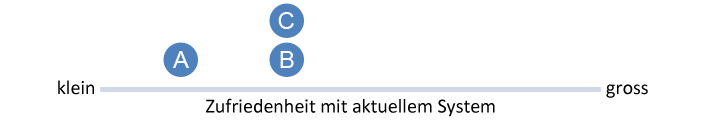
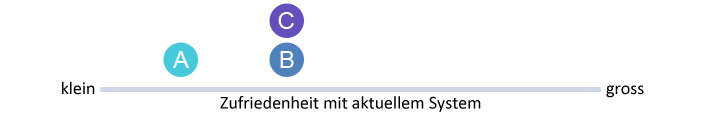
The second (717, 120) image is a revision of the first. Changes to its layers:
painted on "Zufriedenheit mit aktuellem System" over [206, 96, 495, 117]
painted on "gross" over [606, 84, 648, 98]
painted on "klein" over [58, 80, 95, 95]
painted on "Form 4" over [269, 3, 304, 38]
painted on "Form 2" over [163, 42, 198, 77]
